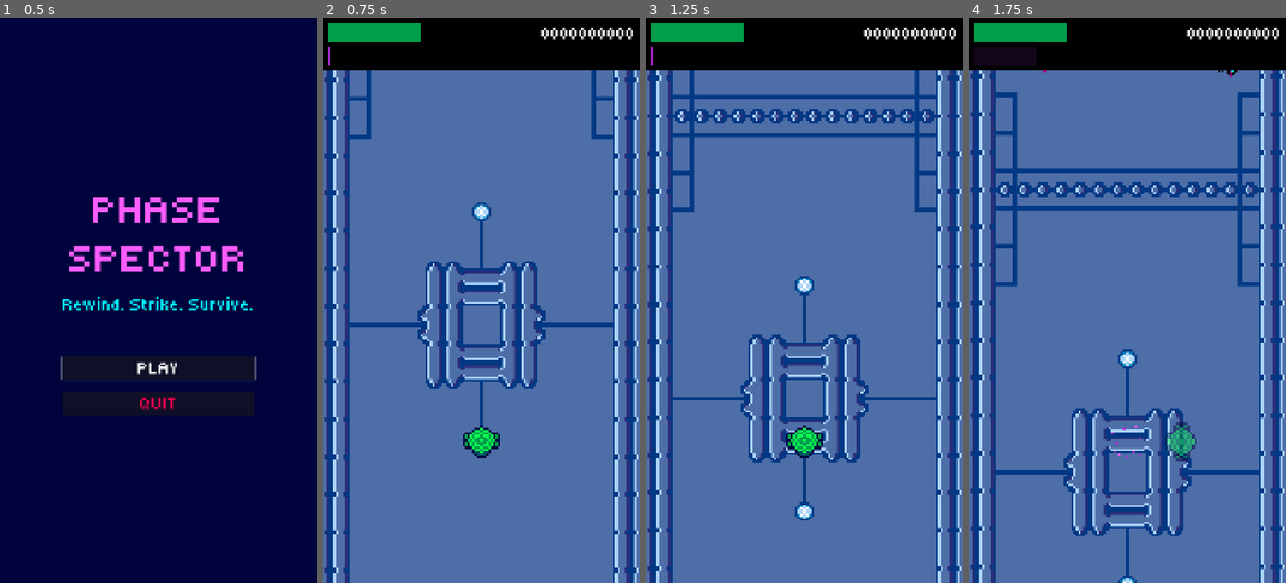
Above: before the commit, frames 1-4 (left to right).
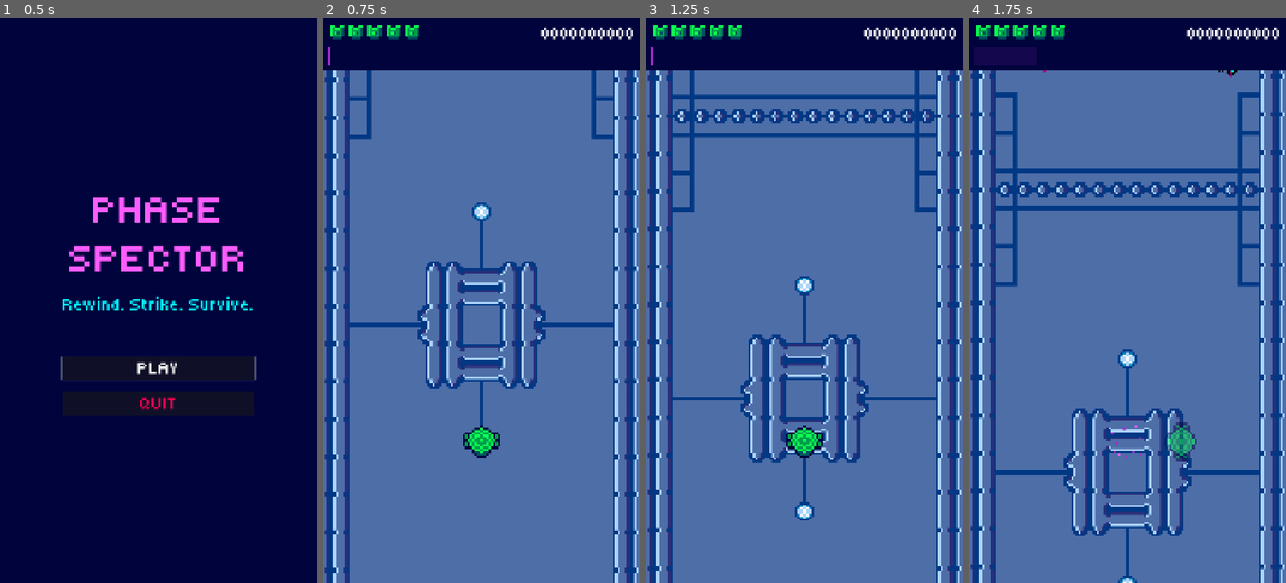
Above: after the commit, the same moments.

Repository: cormacoshaughnessey-maker/PanthersArcade
Game: Godot game, scene res://Scenes/title_screen.tscn
Two runs of this game, one before a commit and one after it. Both use one fixed random seed, a clock stepped at 60 frames per second and the inputs below. Sound files missing from this copy of the repository are replaced by a short silence.
Inputs:
- Up to frame 1 (0.5 s): no input
- Up to frame 2 (0.75 s): click "PLAY" at 0.5 s
- Up to frame 3 (1.25 s): no input
- Up to frame 4 (1.75 s): hold Right (right) from 1.28 s (still down); hold Space (rewind) from 1.28 s (still down)

Frame 1 is identical in both runs. In frame 2, 8.9% of the frame differs, in the area x 0-100%, y 0-10%; in frame 3, 8.9%; in frame 4, 8.9%.

Commit message:
Add Health UI
Replaced the placeholder sprite for the player's health

Diff:
--- a/panthers-arcade-game/Scenes/game.tscn
+++ b/panthers-arcade-game/Scenes/game.tscn
@@ -42,7 +42,7 @@
 [node name="ColorRect" type="ColorRect" parent="UI" unique_id=226352673]
 offset_right = 1080.0
 offset_bottom = 176.0
-color = Color(0, 0, 0, 1)
+color = Color(0, 0.011764706, 0.23529412, 1)
 
 [node name="HealthUI" parent="UI" unique_id=143631567 instance=ExtResource("5_ui")]
 offset_left = 16.0
--- a/panthers-arcade-game/Scenes/ui_life.tscn
+++ b/panthers-arcade-game/Scenes/ui_life.tscn
@@ -1,6 +1,6 @@
 [gd_scene format=3 uid="uid://c3xk7dvnrlfqv"]
 
-[ext_resource type="Texture2D" uid="uid://6fltgqkukpaa" path="res://Assets/Sprites/Health_UI_Sprite.png" id="1_kqeco"]
+[ext_resource type="Texture2D" uid="uid://bx7lprck8s4ib" path="res://Assets/Sprites/Health UI - Small.png" id="1_kqeco"]
 
 [node name="ui_life" type="TextureRect" unique_id=928836512]
 anchors_preset = 15
Binary file added: panthers-arcade-game/Assets/Sprites/Health UI - Small.png
Not shown, changed: panthers-arcade-game/Assets/Sprites/Health UI - Small.png.import
Binary file removed: panthers-arcade-game/Assets/Sprites/Health_UI_Sprite.png
